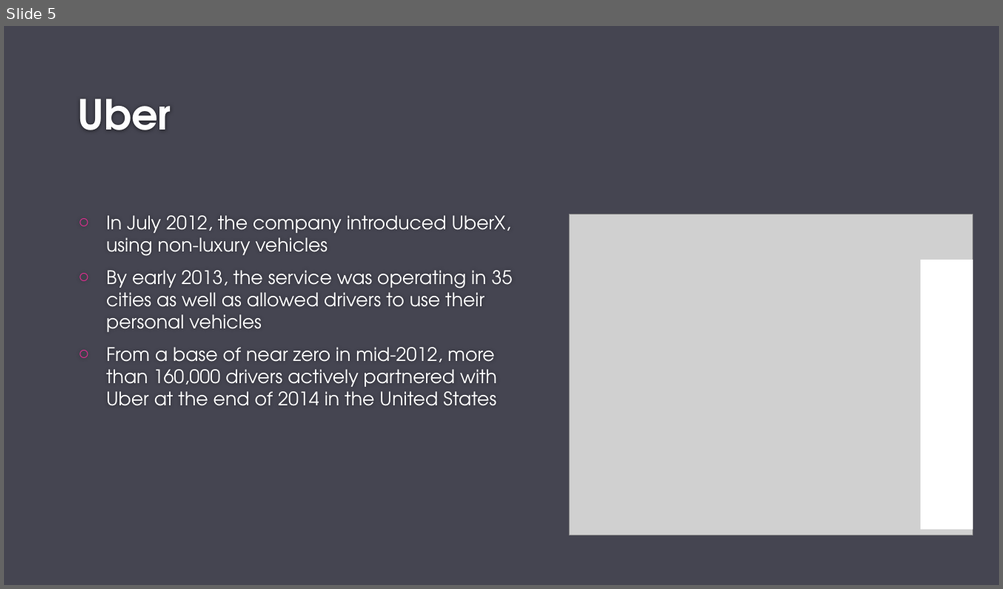
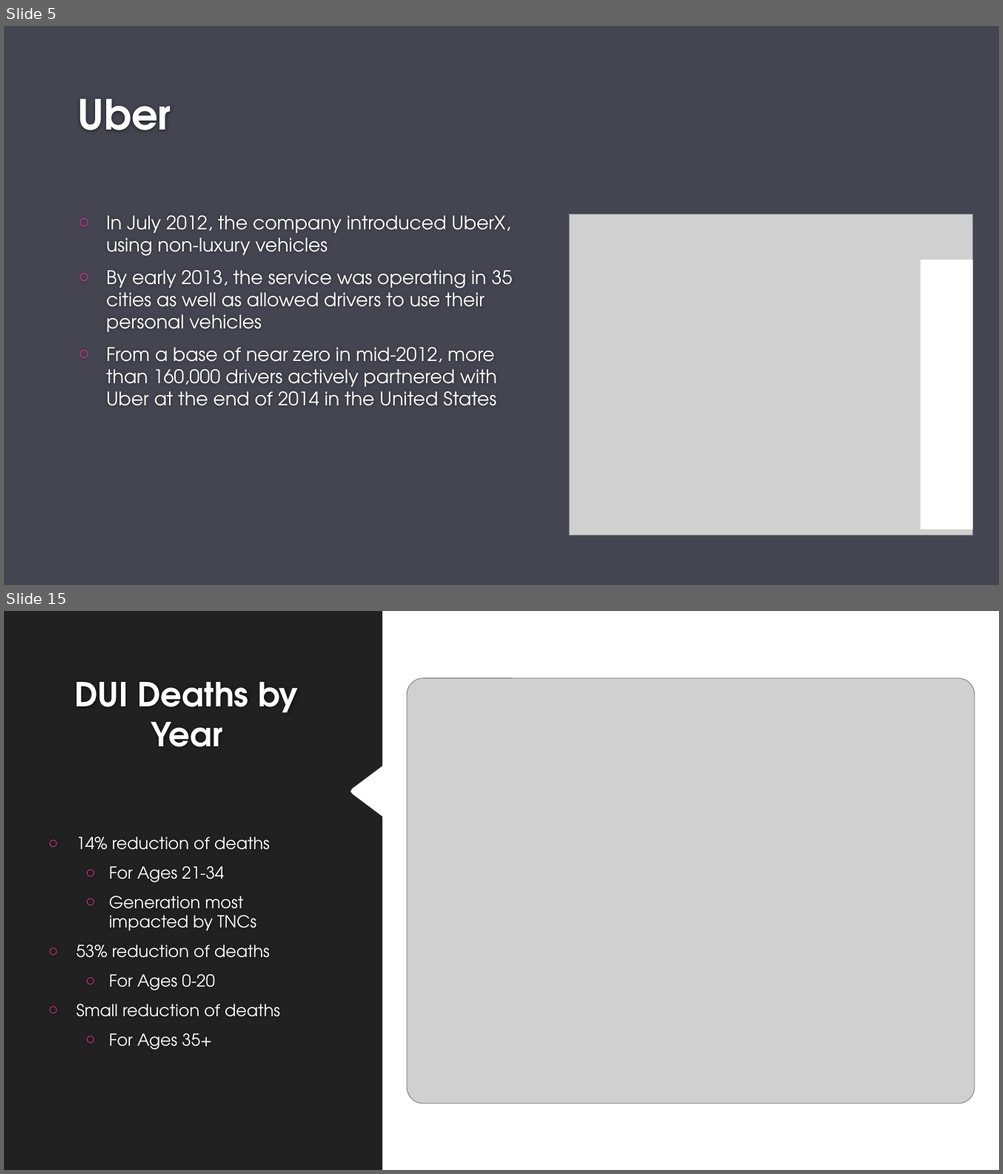
Before and after one commit to ajkim19/TNCs_and_DUI_Deaths, a slide deck: Project 1/Project-1.pptx. Shown one above the other, each under a label of ours: slide 5 before the commit, slides 5 and 15 after it; the slides between them are not shown. The pictures are 1003x589 and 1003x1174 pixels, drawn with LibreOffice and Linux fonts; fonts in the diff are those of the drawing; grey boxes stand for pictures; background and template pictures are left out. Boxes give left, top, right and bottom in pixels: in the first picture for what was removed or moved away, otherwise in the second. Text is boxed around its words. In the diff, an @@ line names an element or a change of style, - is before the commit and + after.

```diff
--- a/Project 1/Project-1.pptx
+++ b/Project 1/Project-1.pptx
@@ slide 15 added at [4, 611, 999, 1170], background #FFFFFF @@
@@ freeform shape added at [4, 611, 382, 1170], fill #212121 @@
@@ title added at [74, 682, 299, 747], 32 pt, text #FFFFFF, bold @@
+DUI Deaths by Year
@@ picture added at [407, 678, 975, 1104] @@
@@ text added at [77, 837, 280, 1050], 16 pt, text #FFFFFF @@
+○ 14% reduction of deaths
+  ○ For Ages 21-34
+  ○ Generation most impacted by TNCs
+○ 53% reduction of deaths
+  ○ For Ages 0-20
+○ Small reduction of deaths
+  ○ For Ages 35+
```
Also in this commit, not shown: 2 slides changed, 10 other slides added, 10 slides removed.
